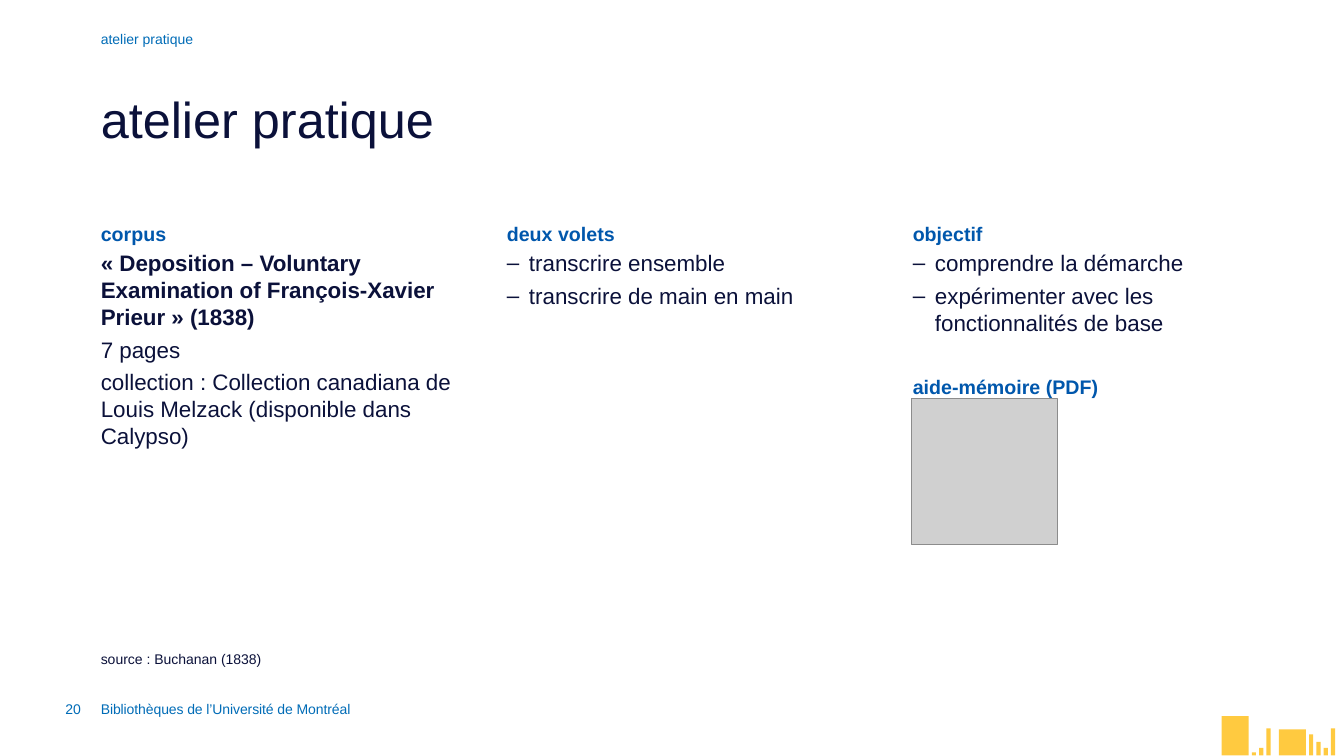
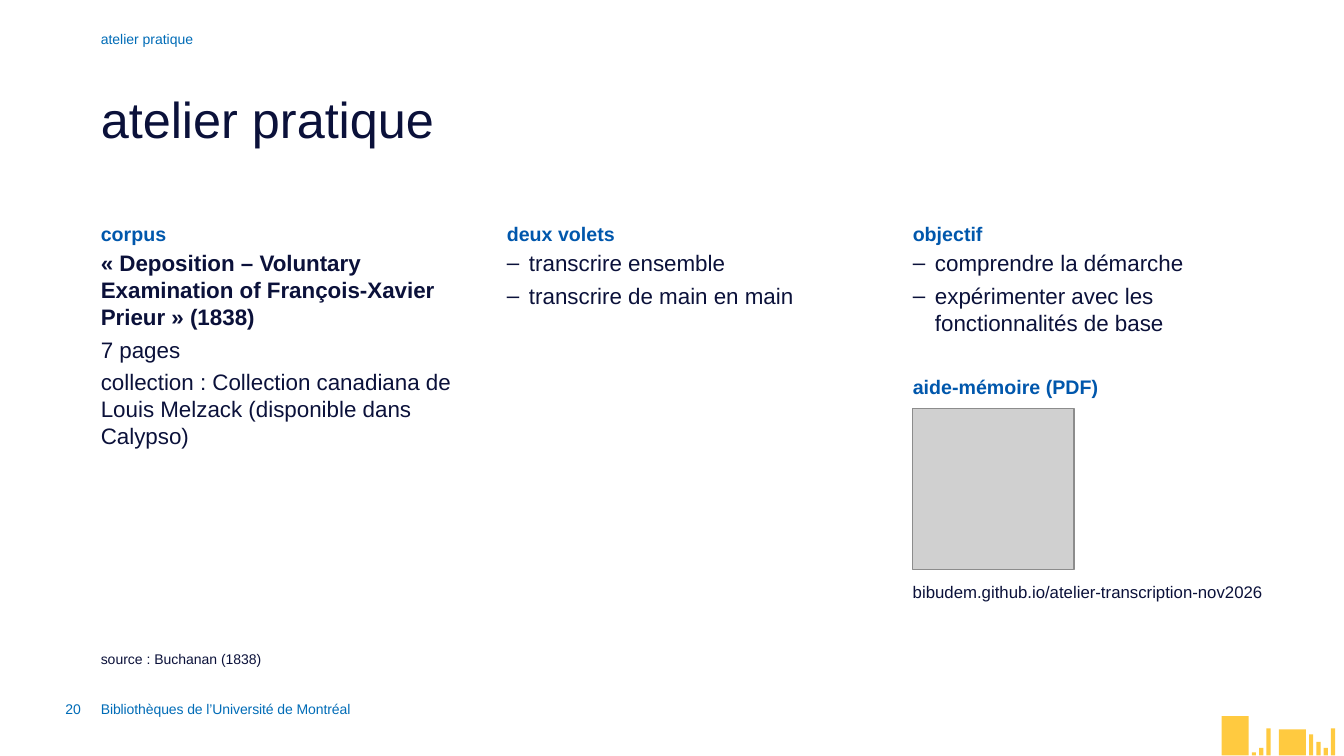
Before and after one commit to bibudem/atelier-transcription-nov2026, a slide deck: slide 20 of exposé_magistral.pptx. Drawn at 1344x756 pixels with LibreOffice and Linux fonts; fonts in the diff are those of the drawing; grey boxes stand for pictures. Boxes give left, top, right and bottom in pixels: in the first picture for what was removed or moved away, otherwise in the second. Text is boxed around its words. In the diff, an @@ line names an element or a change of style, - is before the commit and + after.

```diff
--- a/exposé_magistral.pptx
+++ b/exposé_magistral.pptx
@@ picture: place and size @@
-picture at [911,398,1058,544]
+picture at [913,408,1075,570]
@@ text added at [913,586,1263,602], 12 pt, text #0B113A @@
+bibudem.github.io/atelier-transcription-nov2026
```
Also in this commit, not shown: 2 other slides changed, 1 other file.
